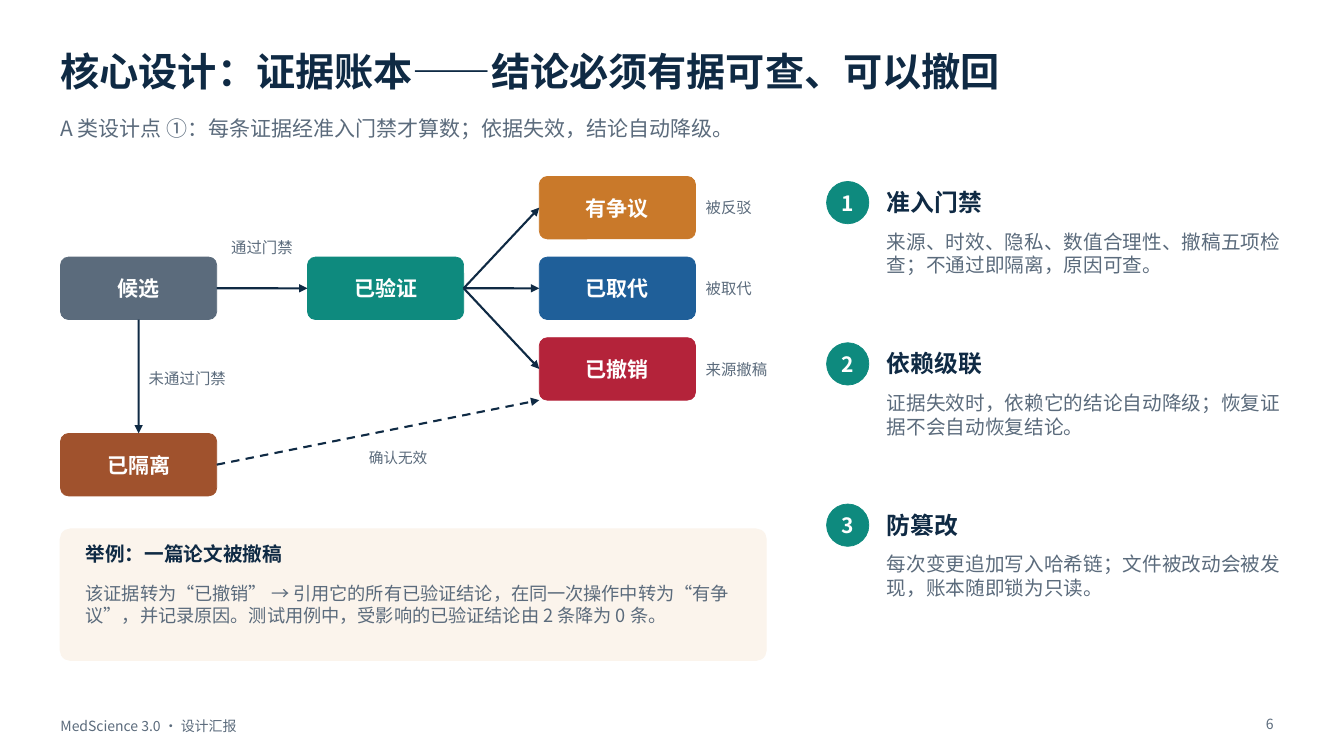
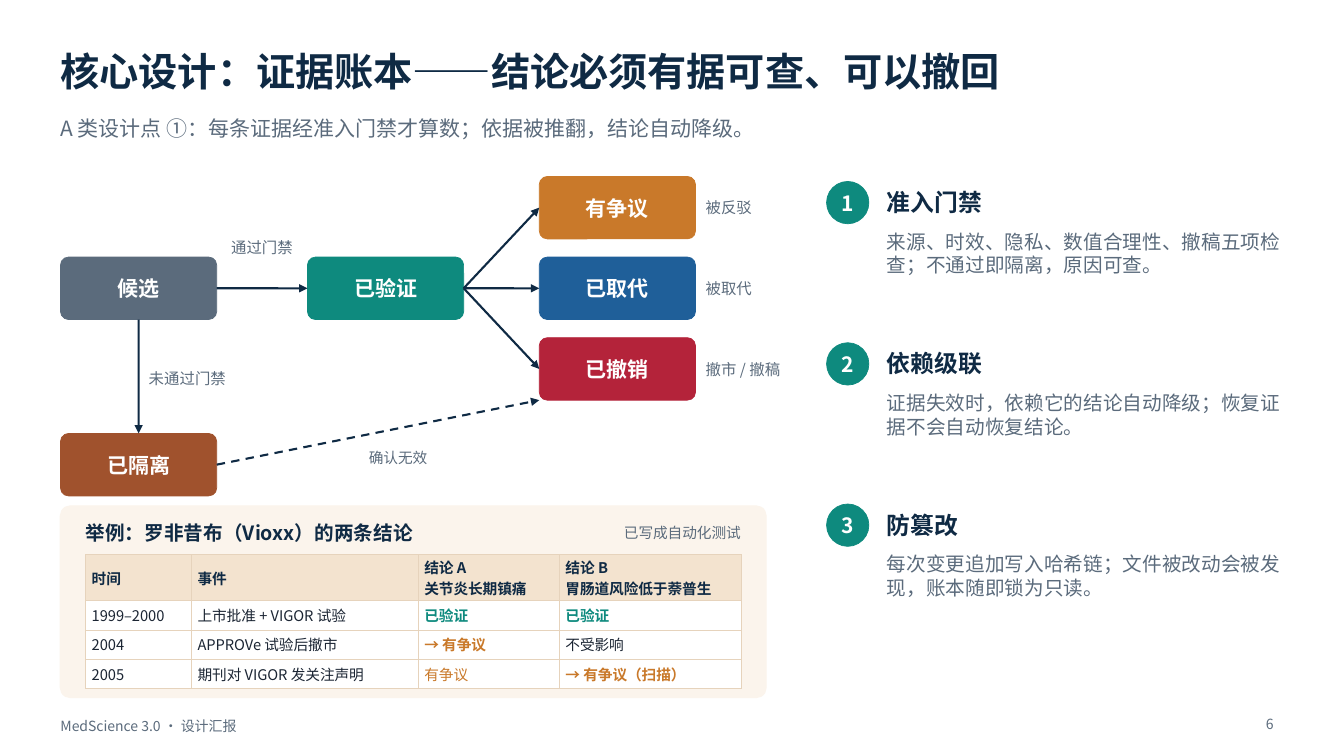
Before and after one commit to BenjaminDuo/MedScience, a slide deck: slide 6 of docs/presentation/MedScience-3.0-设计汇报.pptx. Drawn at 1344x756 pixels with LibreOffice and Linux fonts; fonts in the diff are those of the drawing. Boxes give left, top, right and bottom in pixels: in the first picture for what was removed or moved away, otherwise in the second. Text is boxed around its words. In the diff, an @@ line names an element or a change of style, - is before the commit and + after.

```diff
--- a/docs/presentation/MedScience-3.0-设计汇报.pptx
+++ b/docs/presentation/MedScience-3.0-设计汇报.pptx
@@ text at box(60, 118, 755, 139): text changed @@
-A 类设计点 ①：每条证据经准入门禁才算数；依据失效，结论自动降级。
+A 类设计点 ①：每条证据经准入门禁才算数；依据被推翻，结论自动降级。
@@ text at box(706, 362, 780, 376): text changed @@
-来源撤稿
+撤市 / 撤稿
@@ rounded rectangle: place and size @@
-rounded rectangle at box(60, 529, 766, 660)
+rounded rectangle at box(60, 506, 766, 698)
@@ rounded rectangle at box(60, 506, 766, 698): proportions changed @@
@@ text added at box(86, 523, 413, 542), 14 pt, text #0F2A44, bold @@
+举例：罗非昔布（Vioxx）的两条结论
@@ text added at box(624, 525, 741, 539), 10.5 pt, text #5B6B7C @@
+已写成自动化测试
@@ text removed at box(86, 544, 282, 563) @@
-举例：一篇论文被撤稿
@@ table added at box(86, 555, 741, 686), 4 rows, 4 columns @@
+时间 | 事件 | 结论 A / 关节炎长期镇痛 | 结论 B / 胃肠道风险低于萘普生
+1999–2000 | 上市批准 + VIGOR 试验 | 已验证 | 已验证
+2004 | APPROVe 试验后撤市 | → 有争议 | 不受影响
+2005 | 期刊对 VIGOR 发关注声明 | 有争议 | → 有争议（扫描）
@@ text removed at box(86, 584, 729, 624) @@
-该证据转为“已撤销” → 引用它的所有已验证结论，在同一次操作中转为“有争议”，并记录原因。测试用例中，受影响的已验证结论由 2 条降为 0 条。
```
Also in this commit, not shown: 6 other slides changed, 3 other files.
